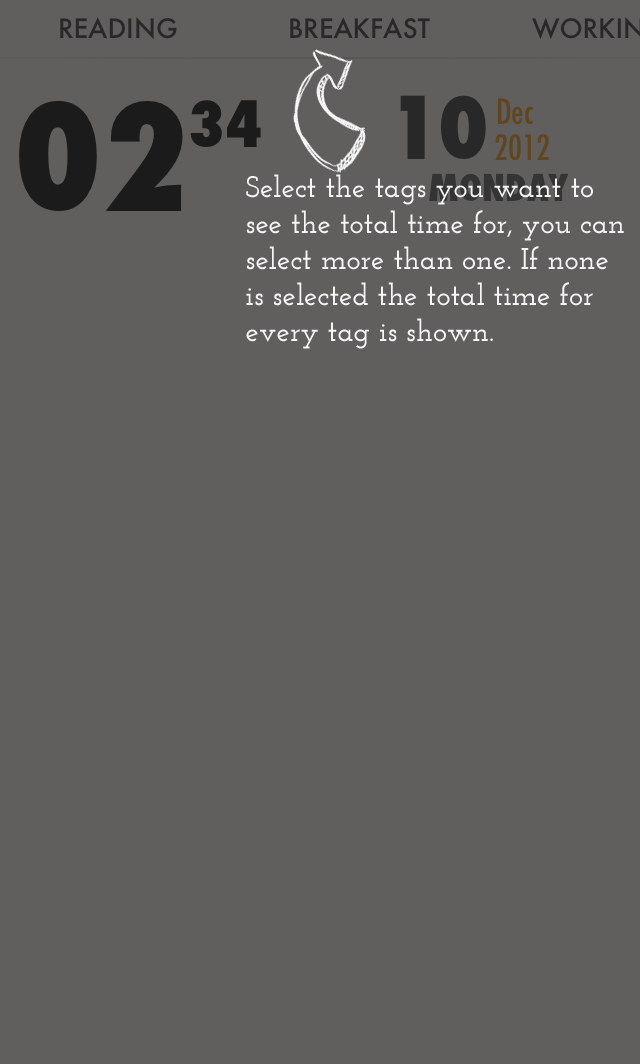
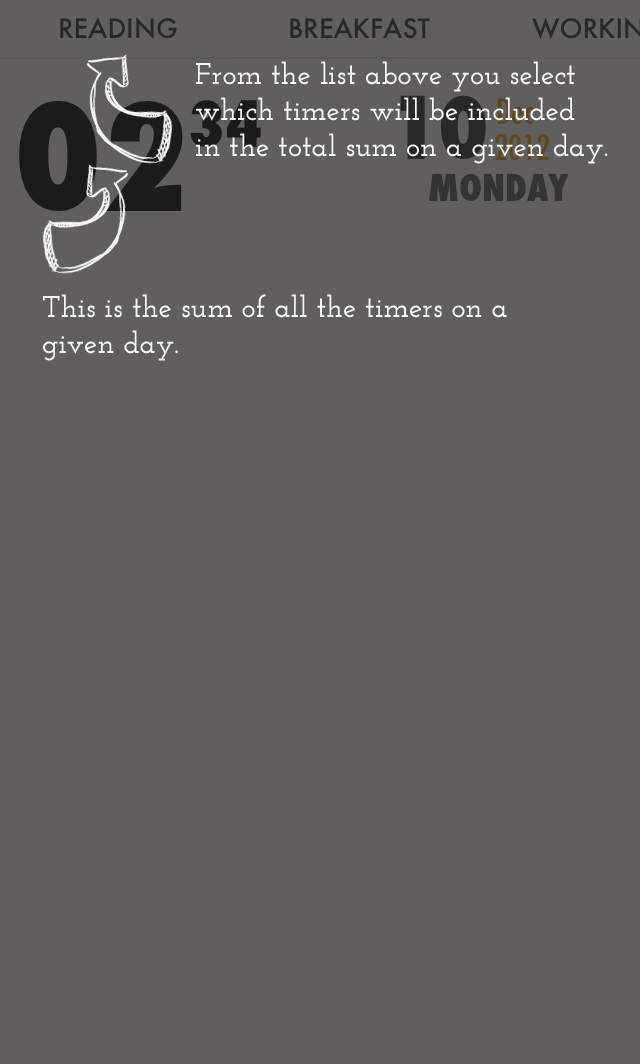
Comparing the layer stacks of the two 640x1064 images. Changes:
added layer "Layer 4 copy" in group "Group 1" over box(42, 164, 129, 274)
renamed "Select the tags you want to see the total time for, you can sel" to "This is the sum of all the timers on a given day.", moved it above "Layer 3", painted on it over box(43, 174, 624, 361)
painted on "Layer 3" over box(86, 49, 366, 174)
added layer "From the list above you select which timers will be included in" in group "Group 1" over box(196, 61, 608, 164)
